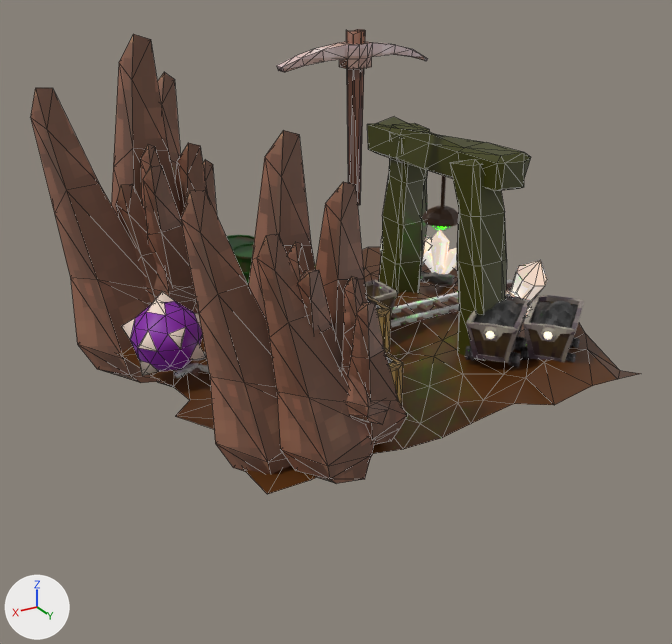
The glTF model Test/Resources/StaticMesh/StageModel/dioramaLevel1.gltf: old version first, new version second.
One viewpoint serves both versions: a camera (50 mm lens) standing at (2.23, 3.56, 1.88) and looking at (0.1, 0.0, 0.1). Every picture has the same lights, and +X, +Y and +Z are marked at lower left. The first picture is the older version. Mesh edges are drawn as thin lines on the coarser meshes. Where no turn or scale is listed for an object, it has been applied to the vertices.

Objects in the first picture: 'BreakRaile.005', 'CoalTrolley.004', 'CoalTrolley.005', 'Crystal.049', 'DripStone.025', 'DripStone.026', 'DripStone.028', 'DripStone.029', 'OODAMA.001', 'Pickaxe.002', 'fanceGate.013', 'グリッド.004' and 8 more.
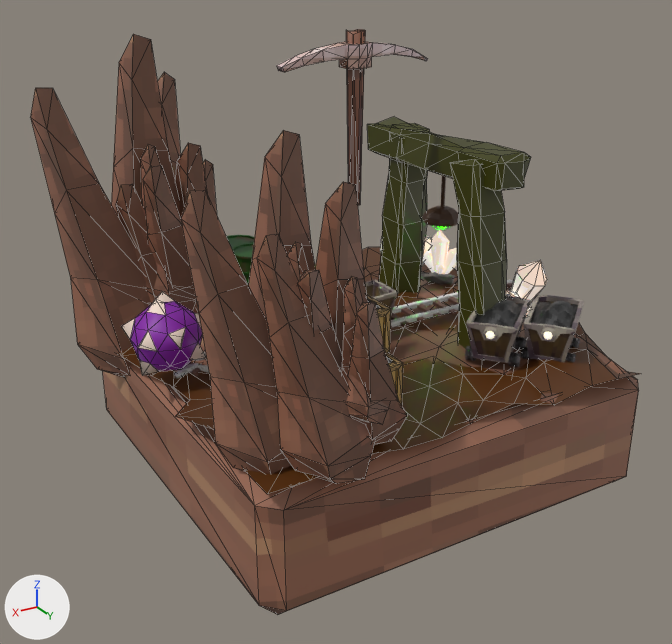
The change, as a list of edits to the scene's bpy script:
```text
Add me_立方体_177:
    me_立方体_177.from_pydata(...)  # 69 vertices, 134 faces; spans x -1.0..1.0, y -1.0..1.0, z -0.64..0.03
    me_立方体_177.materials.append(mat_マテリアル_060)  # picture img_dripstone
Add ob_立方体_056:
    ob_立方体_056 = bpy.data.objects.new('立方体.056', me_立方体_177)
    ob_立方体_056.location = (0.0, 0.0, 0.0)
```

Location of each change, [x1, y1, x2, y2] in pixels of the pictures (672 x 644 px):
'立方体.056', added (brown): after [102, 277, 639, 615]
